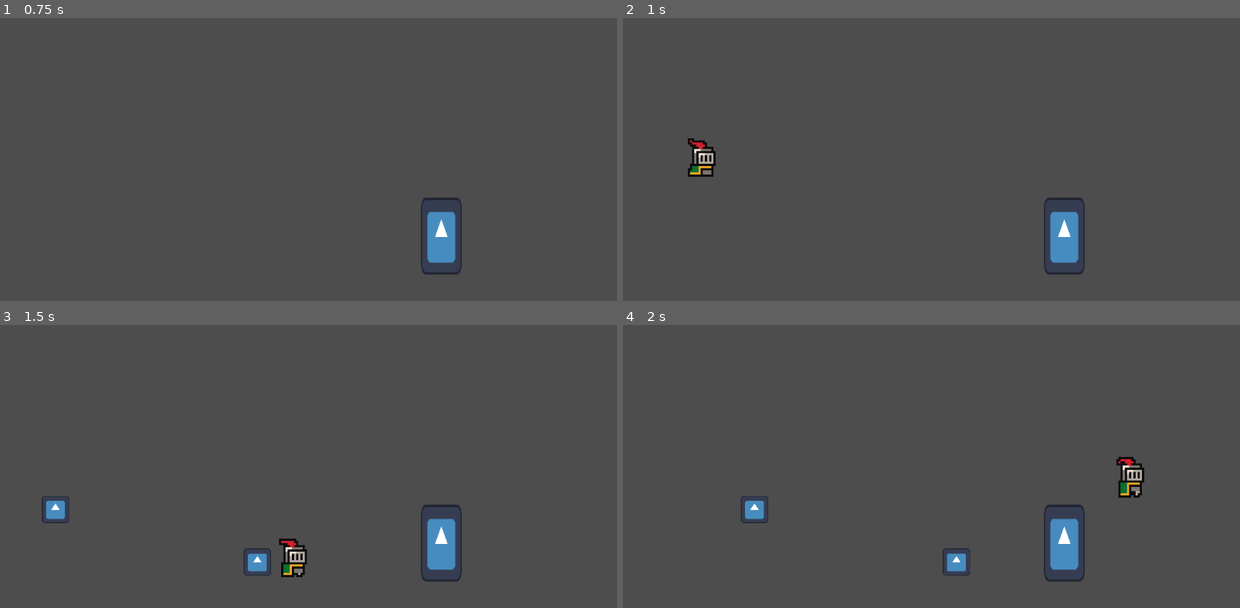
Above: before the commit, frames 1-4 (two rows, left to right).
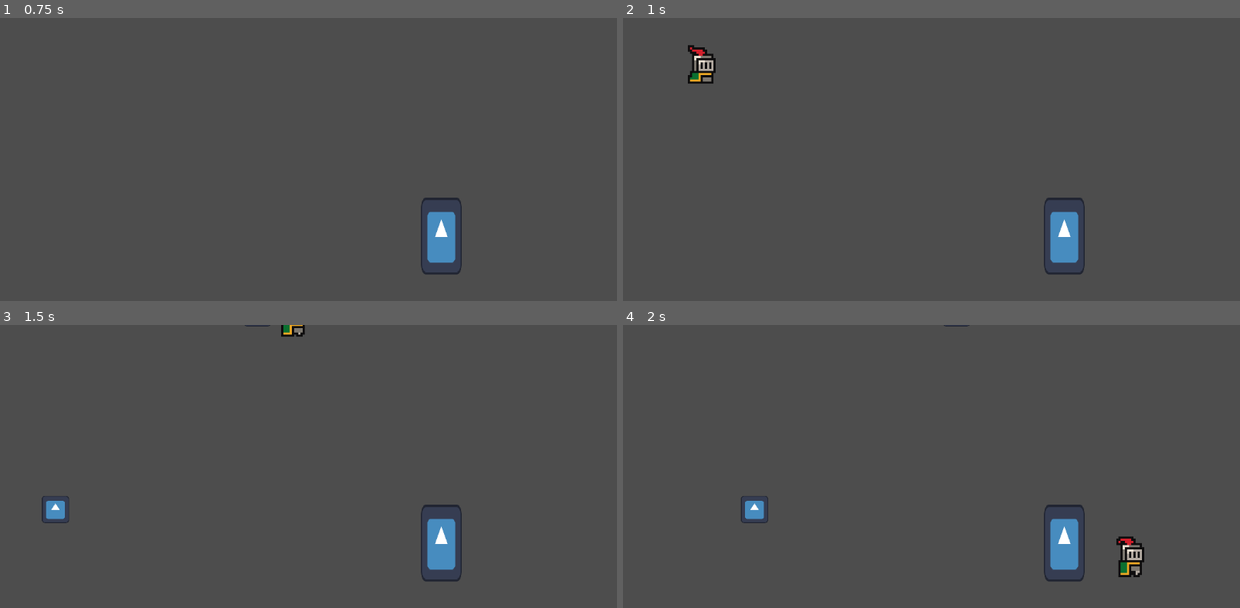
Above: after the commit, the same moments.

Repository: Smoresies/CCG2024Q4
Game: Godot game, scene res://scenes/sandbox.tscn
Two runs of this game, one before a commit and one after it. Both use one fixed random seed, a clock stepped at 60 frames per second and the inputs below. The engine's default icon, where the game draws it, is replaced by a stand-in: a white triangle on a blue panel in a dark square.
Inputs (mouse positions are in pixels of both pictures, inside the frame that each line leads up to):
- Up to frame 1 (0.75 s): tap Enter at 0.5 s; move the mouse to (444, 173) at 0.52 s; hold Right (right) from 0.53 s (still down); click (444, 173) at 0.6 s
- Up to frame 2 (1 s): keep holding Right (right); tap Space (jump) at 0.77 s
- Up to frame 3 (1.5 s): keep holding Right (right); move the mouse to (185, 514) at 1.27 s; click (185, 514) at 1.35 s
- Up to frame 4 (2 s): keep holding Right (right); tap Space (jump) at 1.52 s

Frame 1 is identical in both runs. In frame 2, 1.0% of the frame differs, in the area x 10-16%, y 9-57%; in frame 3, 0.9%; in frame 4, 1.3%, in the area x 51-85%, y 0-90%.

Commit message:
More additions to Test Level
Added vines, functioning player, and made adjustments to jumps for the Test Level. Level can be played through minus climbing the vines feature.

Diff:
--- a/scenes/Test Level.tscn
+++ b/scenes/Test Level.tscn
@@ -1,53 +1,8 @@
-[gd_scene load_steps=14 format=3 uid="uid://bfp42la3c4yyj"]
+[gd_scene load_steps=3 format=3 uid="uid://bfp42la3c4yyj"]
 
-[ext_resource type="Script" path="res://scripts/entity/components/health_and_status_components/base_health_and_status_component.gd" id="1_eot5w"]
-[ext_resource type="Texture2D" uid="uid://cl6oqq7npxhpn" path="res://sources/knight.png" id="1_huhbo"]
-[ext_resource type="Script" path="res://scripts/entity/components/attack_components/projectile_attack_component.gd" id="2_hyhw4"]
-[ext_resource type="PackedScene" uid="uid://d305p8471rxhx" path="res://scenes/projectile.tscn" id="3_yjpao"]
-[ext_resource type="Script" path="res://scripts/entity/components/input_components/player_input_component.gd" id="4_euw4g"]
-[ext_resource type="Script" path="res://scripts/entity/components/movement_components/player_movement_component.gd" id="5_nmujh"]
+[ext_resource type="PackedScene" uid="uid://cplaaen2uodhm" path="res://scenes/entity.tscn" id="1_w26b6"]
 
 [sub_resource type="RectangleShape2D" id="RectangleShape2D_feb52"]
-
-[sub_resource type="CapsuleShape2D" id="CapsuleShape2D_w1van"]
-radius = 6.0
-height = 22.0
-
-[sub_resource type="AtlasTexture" id="AtlasTexture_ff4ej"]
-atlas = ExtResource("1_huhbo")
-region = Rect2(0, 0, 32, 32)
-
-[sub_resource type="AtlasTexture" id="AtlasTexture_7ksxf"]
-atlas = ExtResource("1_huhbo")
-region = Rect2(32, 0, 32, 32)
-
-[sub_resource type="AtlasTexture" id="AtlasTexture_bimj1"]
-atlas = ExtResource("1_huhbo")
-region = Rect2(64, 0, 32, 32)
-
-[sub_resource type="AtlasTexture" id="AtlasTexture_4gxpx"]
-atlas = ExtResource("1_huhbo")
-region = Rect2(96, 0, 32, 32)
-
-[sub_resource type="SpriteFrames" id="SpriteFrames_jwnds"]
-animations = [{
-"frames": [{
-"duration": 1.0,
-"texture": SubResource("AtlasTexture_ff4ej")
-}, {
-"duration": 1.0,
-"texture": SubResource("AtlasTexture_7ksxf")
-}, {
-"duration": 1.0,
-"texture": SubResource("AtlasTexture_bimj1")
-}, {
-"duration": 1.0,
-"texture": SubResource("AtlasTexture_4gxpx")
-}],
-"loop": true,
-"name": &"default",
-"speed": 10.0
-}]
 
 [node name="Node2D" type="Node2D"]
 
@@ -73,22 +28,22 @@
 shape = SubResource("RectangleShape2D_feb52")
 
 [node name="StaticBody2D5" type="StaticBody2D" parent="."]
-position = Vector2(2950, 500)
+position = Vector2(2950, 540)
 scale = Vector2(15, 2)
 
 [node name="CollisionShape2D" type="CollisionShape2D" parent="StaticBody2D5"]
 shape = SubResource("RectangleShape2D_feb52")
 
 [node name="Wall" type="StaticBody2D" parent="."]
-position = Vector2(2820, 575)
-scale = Vector2(2, 5.5)
+position = Vector2(2820, 595)
+scale = Vector2(2, 3.5)
 
 [node name="CollisionShape2D" type="CollisionShape2D" parent="Wall"]
 shape = SubResource("RectangleShape2D_feb52")
 
 [node name="Wall2" type="StaticBody2D" parent="."]
-position = Vector2(3080, 575)
-scale = Vector2(2, 5.5)
+position = Vector2(3080, 595)
+scale = Vector2(2, 3.5)
 
 [node name="CollisionShape2D" type="CollisionShape2D" parent="Wall2"]
 shape = SubResource("RectangleShape2D_feb52")
@@ -107,6 +62,38 @@
 [node name="CollisionShape2D" type="CollisionShape2D" parent="Wall4"]
 shape = SubResource("RectangleShape2D_feb52")
 
+[node name="Vine" type="StaticBody2D" parent="."]
+position = Vector2(2600, 870)
+scale = Vector2(1, 20)
+
+[node name="CollisionShape2D" type="CollisionShape2D" parent="Vine"]
+shape = SubResource("RectangleShape2D_feb52")
+debug_color = Color(1.68458e-07, 0.650642, 0.0785852, 0.42)
+
+[node name="Vine2" type="StaticBody2D" parent="."]
+position = Vector2(1935, 1470)
+scale = Vector2(1, 30)
+
+[node name="CollisionShape2D" type="CollisionShape2D" parent="Vine2"]
+shape = SubResource("RectangleShape2D_feb52")
+debug_color = Color(1.68458e-07, 0.650642, 0.0785852, 0.42)
+
+[node name="Vine3" type="StaticBody2D" parent="."]
+position = Vector2(600, 1420)
+scale = Vector2(1, 25)
+
+[node name="CollisionShape2D" type="CollisionShape2D" parent="Vine3"]
+shape = SubResource("RectangleShape2D_feb52")
+debug_color = Color(1.68458e-07, 0.650642, 0.0785852, 0.42)
+
+[node name="Vine4" type="StaticBody2D" parent="."]
+position = Vector2(900, 200)
+scale = Vector2(1, 20)
+
+[node name="CollisionShape2D" type="CollisionShape2D" parent="Vine4"]
+shape = SubResource("RectangleShape2D_feb52")
+debug_color = Color(1.68458e-07, 0.650642, 0.0785852, 0.42)
+
 [node name="StaticBody2D6" type="StaticBody2D" parent="."]
 position = Vector2(585, 500)
 scale = Vector2(15, 2)
@@ -115,15 +102,15 @@
 shape = SubResource("RectangleShape2D_feb52")
 
 [node name="StaticBody2D8" type="StaticBody2D" parent="."]
-position = Vector2(885, 600)
-scale = Vector2(15, 2)
+position = Vector2(905, 600)
+scale = Vector2(17, 2)
 
 [node name="CollisionShape2D" type="CollisionShape2D" parent="StaticBody2D8"]
 shape = SubResource("RectangleShape2D_feb52")
 
 [node name="StaticBody2D9" type="StaticBody2D" parent="."]
-position = Vector2(1100, 800)
-scale = Vector2(15, 2)
+position = Vector2(1250, 950)
+scale = Vector2(30, 2)
 
 [node name="CollisionShape2D" type="CollisionShape2D" parent="StaticBody2D9"]
 shape = SubResource("RectangleShape2D_feb52")
@@ -149,38 +136,6 @@
 [node name="CollisionShape2D" type="CollisionShape2D" parent="Ground 2"]
 shape = SubResource("RectangleShape2D_feb52")
 
-[node name="BaseHealthAndStatusComponent" type="Node" parent="."]
-script = ExtResource("1_eot5w")
-
-[node name="PlayerAttackComponent" type="Node" parent="." node_paths=PackedStringArray("projectile_spawn_position", "lock_on_area", "measurement_position")]
-script = ExtResource("2_hyhw4")
-projectile_scene = ExtResource("3_yjpao")
-projectile_spawn_position = NodePath("")
-projectile_damage = 10
-projectile_healing = 5
-projectile_speed = 71
-lock_on_area = NodePath("")
-measurement_position = NodePath("")
-time_between_target_updates_in_seconds = 0.25
-
-[node name="PlayerInputComponent" type="Node" parent="."]
-script = ExtResource("4_euw4g")
-
-[node name="PlayerMovementComponent" type="CharacterBody2D" parent="."]
-position = Vector2(113, 1126)
-script = ExtResource("5_nmujh")
-
-[node name="CollisionShape2D" type="CollisionShape2D" parent="PlayerMovementComponent"]
-position = Vector2(0, -15)
-shape = SubResource("CapsuleShape2D_w1van")
-
-[node name="AnimatedSprite2D" type="AnimatedSprite2D" parent="PlayerMovementComponent"]
-position = Vector2(0, -18)
-sprite_frames = SubResource("SpriteFrames_jwnds")
-autoplay = "default"
-
-[node name="Area2D" type="Area2D" parent="PlayerMovementComponent"]
-collision_mask = 2
-
-[node name="CollisionPolygon2D" type="CollisionPolygon2D" parent="PlayerMovementComponent/Area2D"]
-polygon = PackedVector2Array(0, 0, 120, 90, 120, -90)
+[node name="Entity" parent="." instance=ExtResource("1_w26b6")]
+position = Vector2(1437, 505)
+scale = Vector2(5, 5)
--- a/scenes/entity.tscn
+++ b/scenes/entity.tscn
@@ -74,6 +74,7 @@
 
 [node name="PlayerMovementComponent" type="CharacterBody2D" parent="."]
 script = ExtResource("5_hgkaw")
+JUMP_VELOCITY = -500
 
 [node name="CollisionShape2D" type="CollisionShape2D" parent="PlayerMovementComponent"]
 position = Vector2(0, -15)
